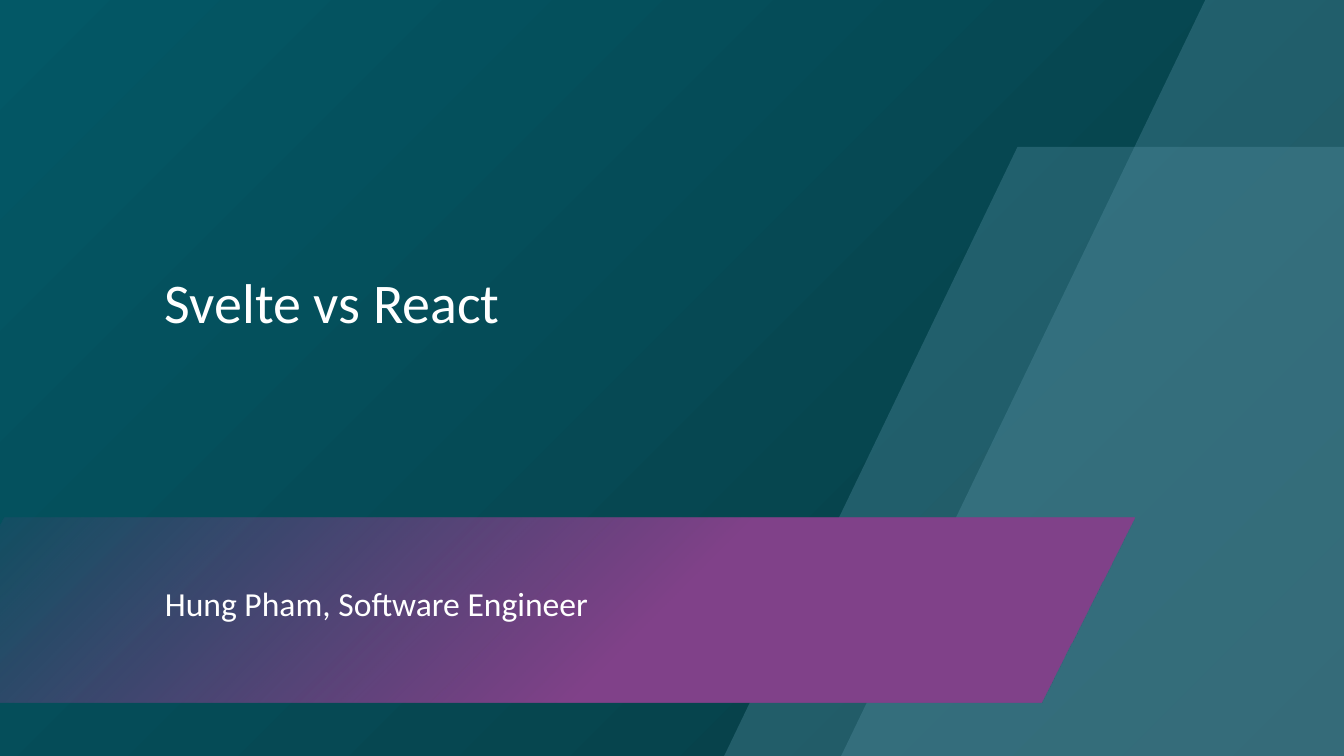
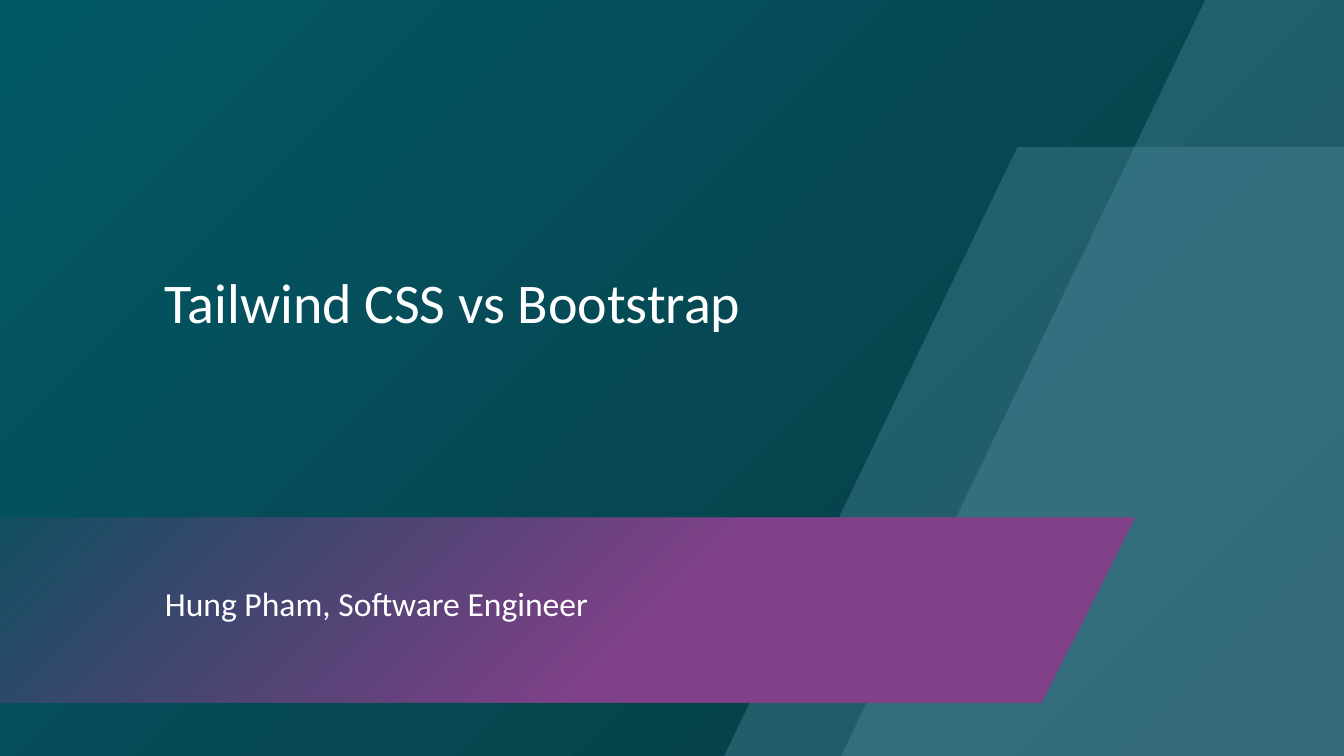
Before and after one commit to hunghpham/MVP-Application-Sensor-Telemetry-System, a slide deck: slide 1 of Power Point Slides/Tailwind vs Bootstrap.pptx. Drawn at 1344x756 pixels with LibreOffice and Linux fonts; fonts in the diff are those of the drawing; background and template pictures are left out. Boxes give left, top, right and bottom in pixels: in the first picture for what was removed or moved away, otherwise in the second. Text is boxed around its words. In the diff, an @@ line names an element or a change of style, - is before the commit and + after.

```diff
--- a/Power Point Slides/Tailwind vs Bootstrap.pptx
+++ b/Power Point Slides/Tailwind vs Bootstrap.pptx
@@ title at [165,284,741,332]: text changed @@
-Svelte vs React
+Tailwind CSS vs Bootstrap
```
Also in this commit, not shown: 4 other slides changed, 3 slides added, 2 slides removed, 19 other files.
